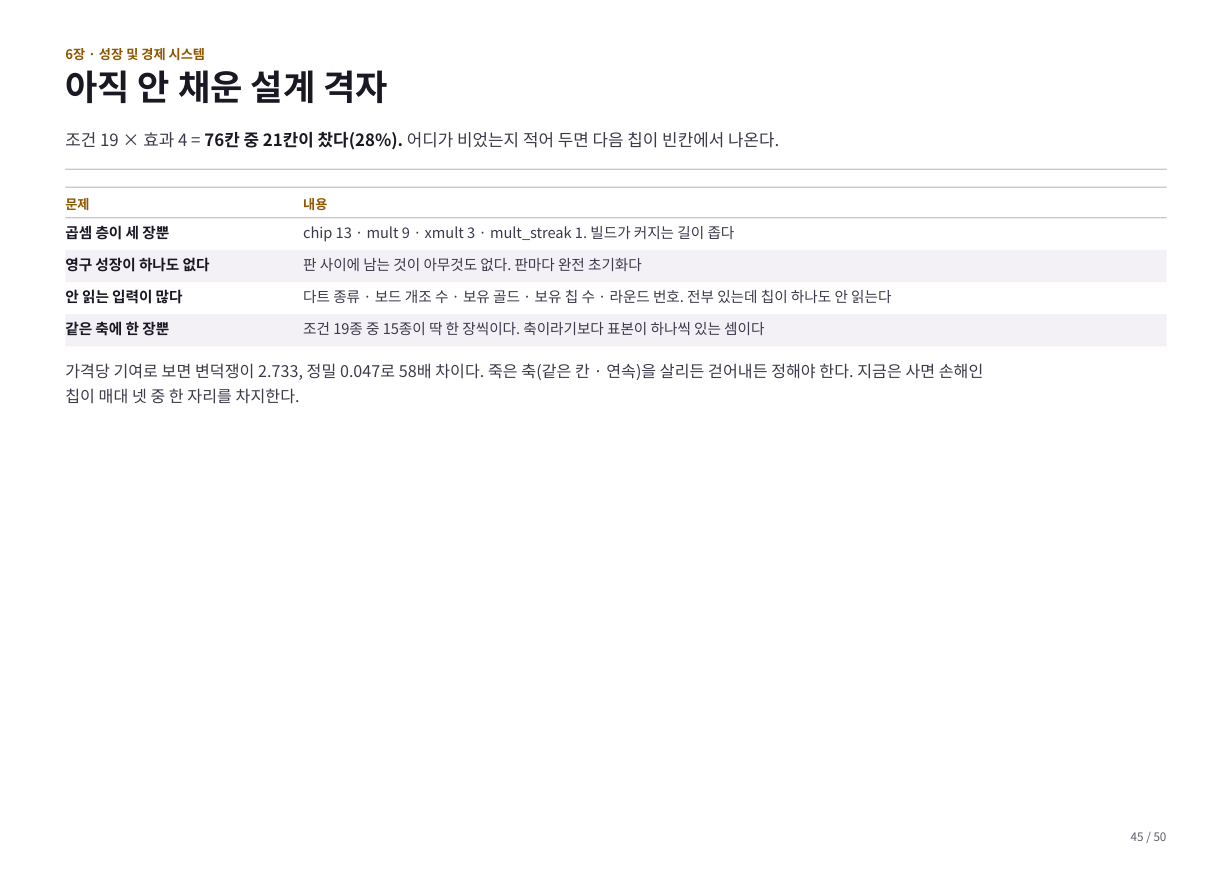
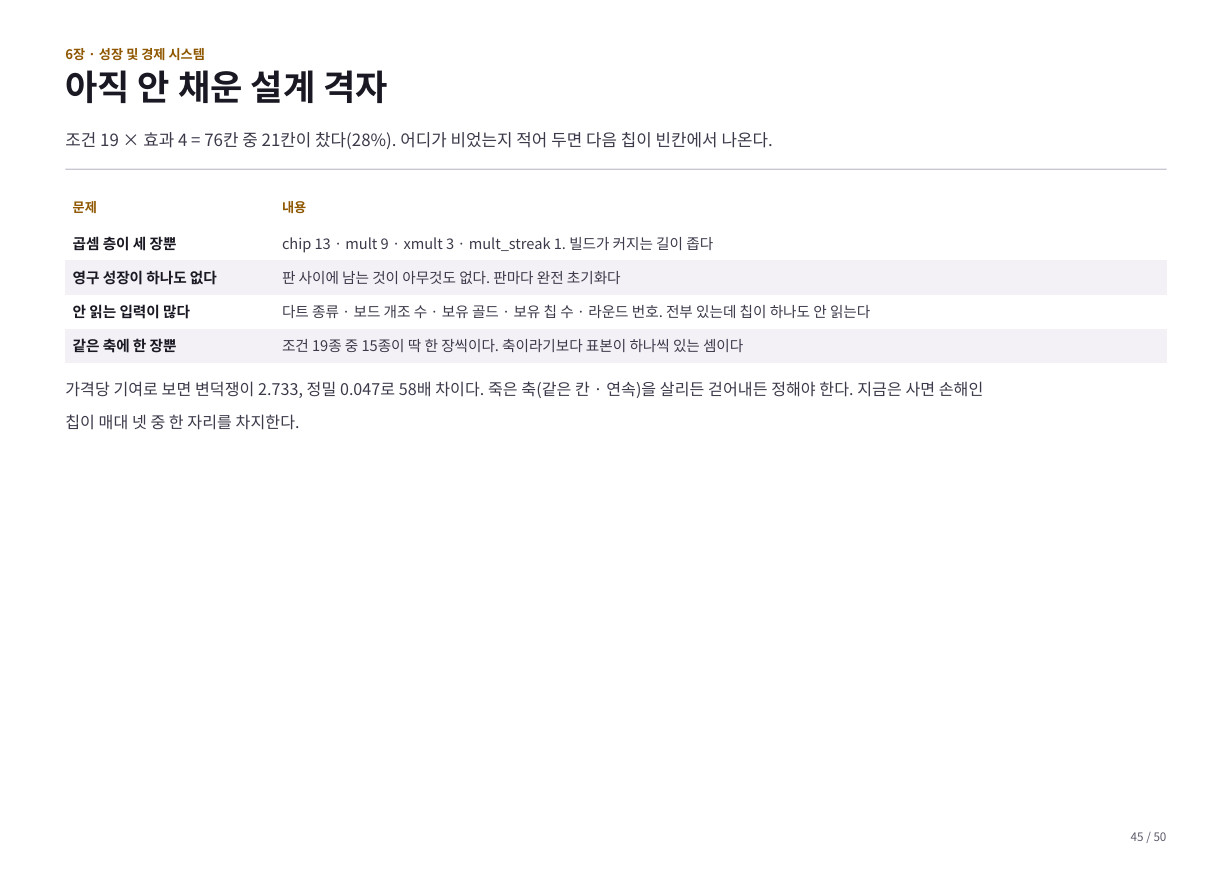
Before and after one commit to GGbong69/test-03, a slide deck: slide 45 of docs/기획서.pptx. Drawn at 1232x872 pixels with LibreOffice and Linux fonts; fonts in the diff are those of the drawing. Boxes give left, top, right and bottom in pixels: in the first picture for what was removed or moved away, otherwise in the second. Text is boxed around its words. In the diff, an @@ line names an element or a change of style, - is before the commit and + after.

```diff
--- a/docs/기획서.pptx
+++ b/docs/기획서.pptx
@@ text "조건 19 × 효과 4 ..." at [65,132,773,149]: text colour #1A1822 to #3D394A, bold off in "76칸 중 21칸이 찼다(28%)." @@
@@ rectangle removed at [65,187,1167,188] @@
@@ text removed at [65,198,89,210] @@
-문제
@@ table added at [65,192,1167,363], 5 rows, 2 columns @@
+문제 | 내용
+곱셈 층이 세 장뿐 | chip 13 · mult 9 · xmult 3 · mult_streak 1. 빌드가 커지는 길이 좁다
+영구 성장이 하나도 없다 | 판 사이에 남는 것이 아무것도 없다. 판마다 완전 초기화다
+안 읽는 입력이 많다 | 다트 종류 · 보드 개조 수 · 보유 골드 · 보유 칩 수 · 라운드 번호. 전부 있는데 칩이 하나도 안 읽는다
+같은 축에 한 장뿐 | 조건 19종 중 15종이 딱 한 장씩이다. 축이라기보다 표본이 하나씩 있는 셈이다
@@ text removed at [303,198,327,210] @@
-내용
@@ rectangle removed at [65,217,1167,218] @@
@@ text removed at [65,225,169,240] @@
-곱셈 층이 세 장뿐
@@ text removed at [303,226,735,242] @@
-chip 13 · mult 9 · xmult 3 · mult_streak 1. 빌드가 커지는 길이 좁다
@@ rectangle removed at [65,250,1167,281] @@
@@ text removed at [65,257,210,272] @@
-영구 성장이 하나도 없다
@@ text removed at [303,258,642,271] @@
-판 사이에 남는 것이 아무것도 없다. 판마다 완전 초기화다
@@ text removed at [65,289,183,304] @@
-안 읽는 입력이 많다
@@ text removed at [303,289,891,303] @@
-다트 종류 · 보드 개조 수 · 보유 골드 · 보유 칩 수 · 라운드 번호. 전부 있는데 칩이 하나도 안 읽는다
@@ rectangle removed at [65,314,1167,346] @@
@@ text removed at [65,321,169,336] @@
-같은 축에 한 장뿐
@@ text removed at [303,322,764,335] @@
-조건 19종 중 15종이 딱 한 장씩이다. 축이라기보다 표본이 하나씩 있는 셈이다
@@ text "가격당 기여로 보면 변덕쟁이 2.733, ...": place and size @@
-text "가격당 기여로 보면 변덕쟁이 2.733, ..." at [65,363,984,404]
+text "가격당 기여로 보면 변덕쟁이 2.733, ..." at [65,381,984,430]
@@ text at [65,414,300,430]: more space between paragraphs @@
```
Also in this commit, not shown: 49 other slides changed, 1 other file.
